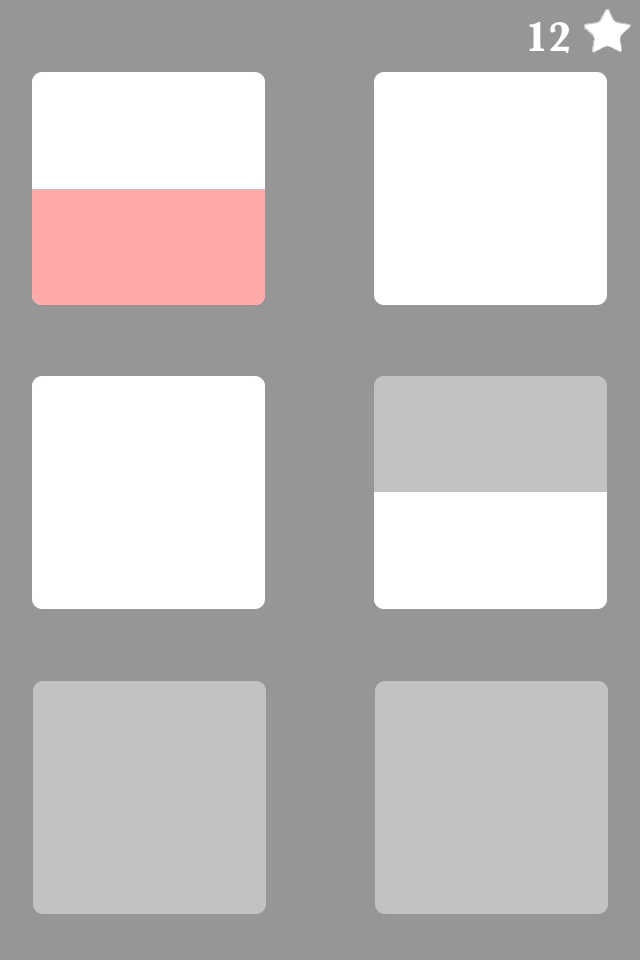
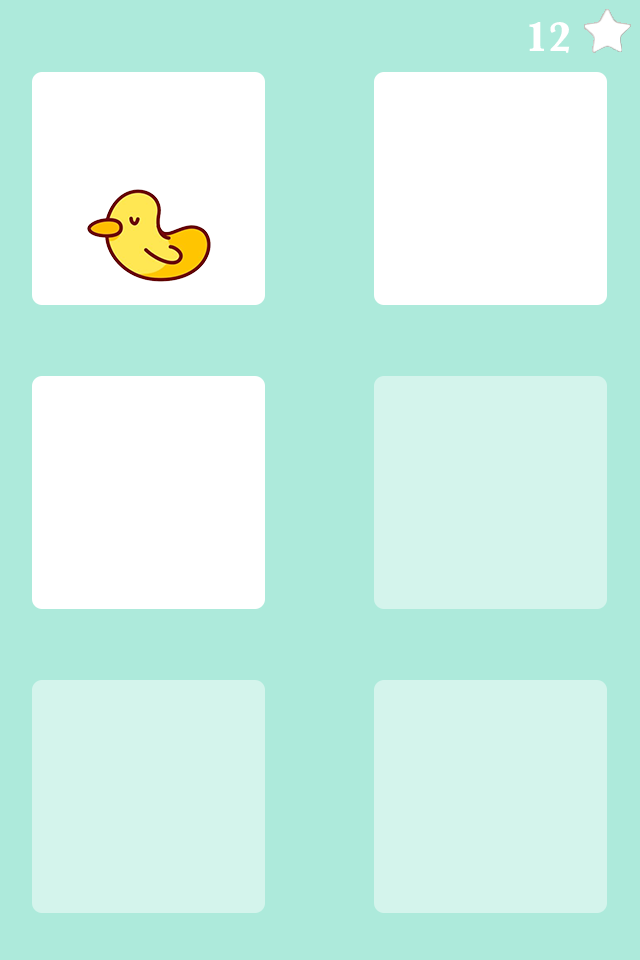
Two versions of the same layered image (640x960). Layer-by-layer changes:
"Level_01 копия 5": opacity 42% → 47%, painted on it, unmasked it over [374, 680, 608, 914]
"Level_01 копия 4": opacity 42% → 47%, painted on it, unmasked it over [32, 680, 266, 914]
removed layer "Слой 1" from group "Levels" over [374, 492, 607, 609]
"Level_01 копия 3": opacity 100% → 47% over [374, 376, 607, 609]
painted on "Level_01 копия 2", unmasked it over [32, 376, 265, 609]
painted on "Level_01 копия", unmasked it over [374, 72, 607, 305]
painted on "Fill_01" over [32, 72, 265, 305]
painted on "Фон копия" over [0, 0, 640, 960]
